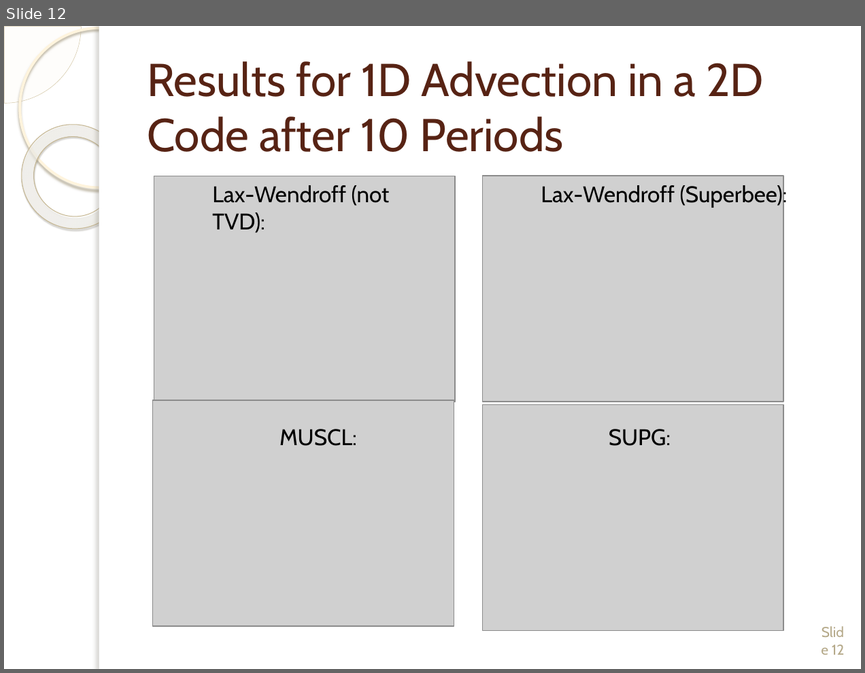
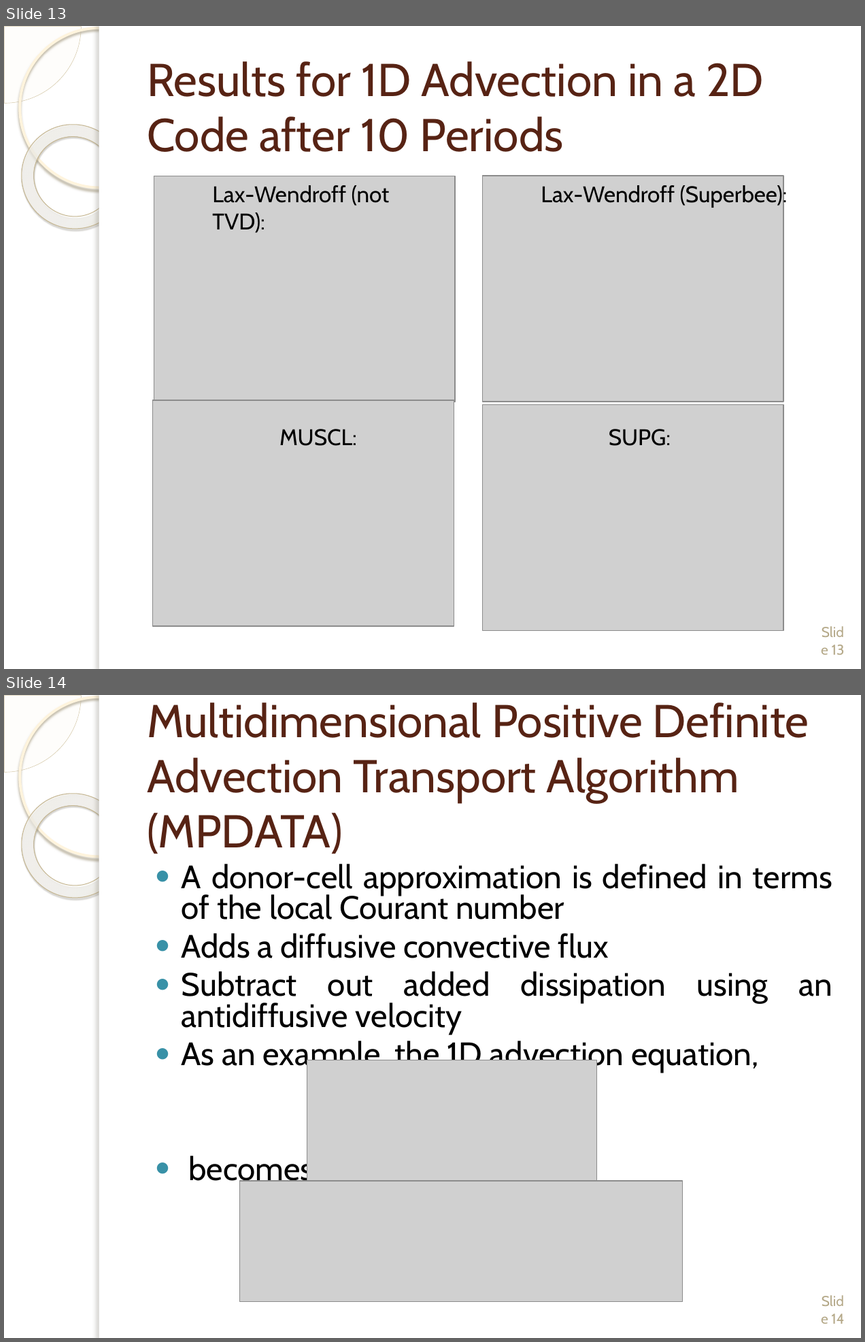
Before and after one commit to wmatern/summer_LANL, a slide deck: Final Research Presentation/Final_LongPres_Davis_Matern.pptx. Shown one above the other, each under a label of ours: slide 12 before the commit, slides 13 and 14 after it. The pictures are 865x673 and 865x1342 pixels, drawn with LibreOffice and Linux fonts; fonts in the diff are those of the drawing; grey boxes stand for pictures; background and template pictures are left out. Boxes give left, top, right and bottom in pixels: in the first picture for what was removed or moved away, otherwise in the second. Text is boxed around its words. In the diff, an @@ line names an element or a change of style, - is before the commit and + after.

```diff
--- a/Final Research Presentation/Final_LongPres_Davis_Matern.pptx
+++ b/Final Research Presentation/Final_LongPres_Davis_Matern.pptx
@@ slide 14 added at (4, 695, 861, 1338), background picture (left out); not listed: 5 template elements that a slide beside it also shows @@
@@ title added at (147, 702, 808, 854), 38.7 pt, text #572314 @@
+Multidimensional Positive Definite Advection Transport Algorithm (MPDATA)
@@ text added at (181, 864, 832, 1187), 27.2 pt, text #000000 @@
+● A donor-cell approximation is defined in terms of the local Courant number
+● Adds a diffusive convective flux
+● Subtract out added dissipation using an antidiffusive velocity
+● As an example, the 1D advection equation,
+● becomes,
@@ picture added at (307, 1060, 597, 1187) @@
@@ picture added at (239, 1181, 683, 1302) @@
@@ page number added at (831, 1313, 844, 1323), 12 pt, text #B6A98A @@
+Slide 14
@@ what was slide 12 is now slide 13 @@
@@ page number at (832, 644, 844, 654): text changed @@
-Slide 12
+Slide 13
```
Also in this commit, not shown: 10 slides changed, 4 other slides added, 5 slides removed, 14 other files.
